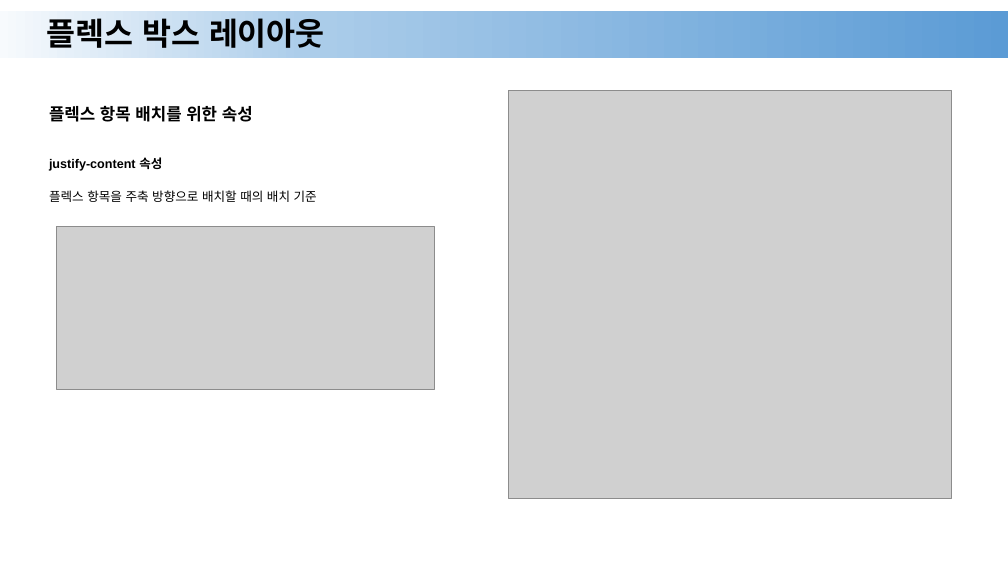
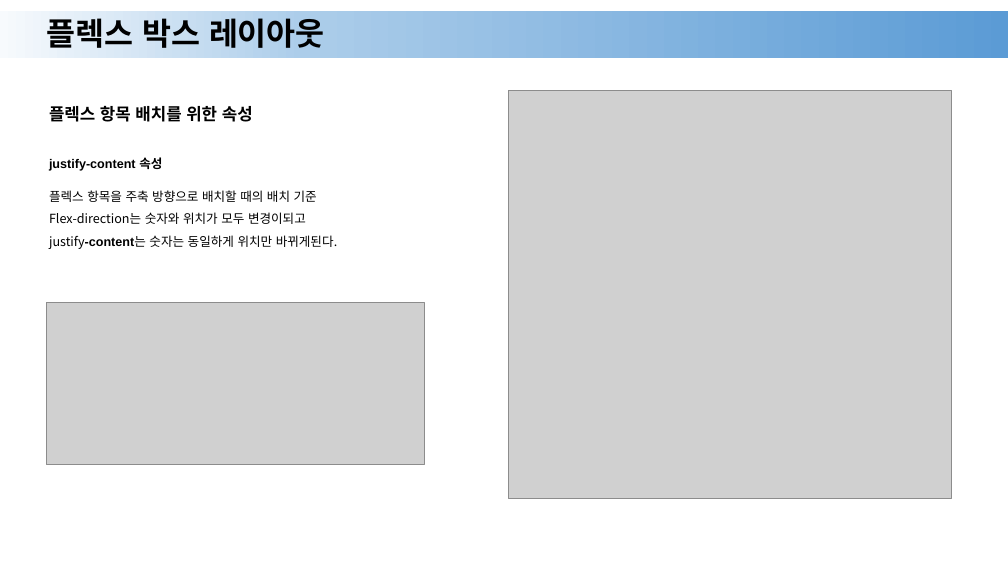
Before and after one commit to Nangnaa/html-css-javascript, a slide deck: slide 13 of HTML/ppt/12.pptx. Drawn at 1008x567 pixels with LibreOffice and Linux fonts; fonts in the diff are those of the drawing; grey boxes stand for pictures. Boxes give left, top, right and bottom in pixels: in the first picture for what was removed or moved away, otherwise in the second. Text is boxed around its words. In the diff, an @@ line names an element or a change of style, - is before the commit and + after.

```diff
--- a/HTML/ppt/12.pptx
+++ b/HTML/ppt/12.pptx
@@ text at [49, 212, 338, 249]: paragraphs added @@
+Flex-direction는 숫자와 위치가 모두 변경이되고
+justify-content는 숫자는 동일하게 위치만 바뀌게된다.
@@ picture: place and size @@
-picture at [57, 227, 435, 389]
+picture at [46, 302, 424, 465]
```
Also in this commit, not shown: 2 other slides changed, 5 other files.
